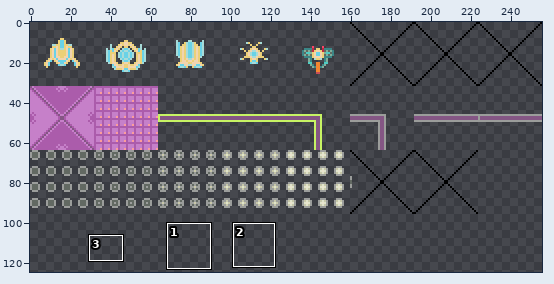
File history of a sprite sheet, Assets/Graphics/TestArts.png. Above, an overview of the earlier version with the close-up marked.
Close-up. As it was:
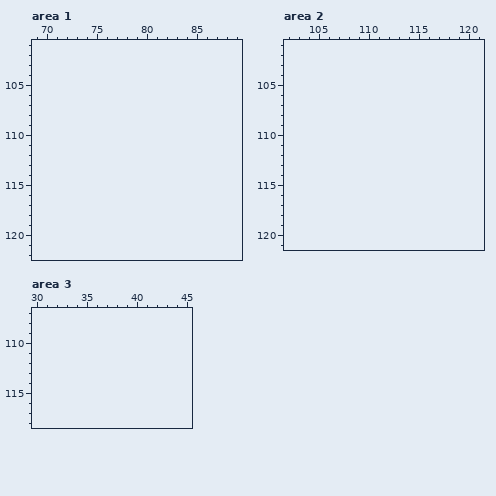
The file is 256x96 pixels. Shown: area 1: x 69..89, y 101..122; area 2: x 102..121, y 101..121; area 3: x 30..45, y 107..118. The old version is drawn lined up with the new one, on the new canvas. The wide view leaves out empty margins. The commit also changed other parts of the picture, which this record leaves out.
After the commit:
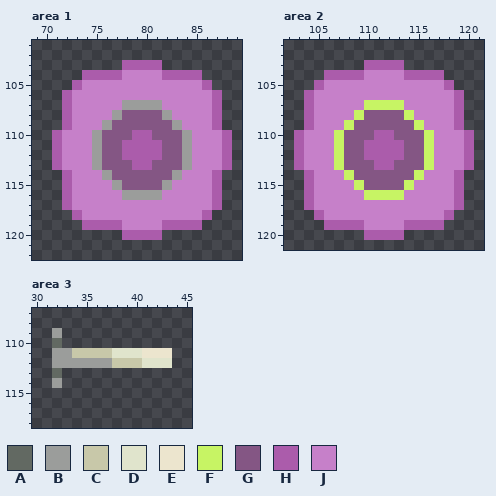
Palette (. is transparent): A #626962  B #9b9d9b  C #c8c8a9  D #e0e4cc  E #ece5ce  F #c7f464  G #845684  H #ab5cab  J #c680c9
Change:
canvas 256x96 -> 256x128
Area 1:
y 103: x 78..81 .... -> HHHH
y 104: x 74..85 ............ -> HHHHJJJJHHHH
y 105: x 73..86 .............. -> HJJJJJJJJJJJJH
y 106: x 72..87 ................ -> HJJJJJJJJJJJJJJH
y 107: x 72..87 ................ -> HJJJJJBBBBJJJJJH
y 108: x 72..87 ................ -> HJJJJBGGGGBJJJJH
y 109: x 72..87 ................ -> HJJJBGGGGGGBJJJH
y 110: x 71..88 .................. -> HJJJBGGGHHGGGBJJJH
y 111..112: x 71..88 .................. -> HJJJBGGHHHHGGBJJJH
y 113: x 71..88 .................. -> HJJJBGGGHHGGGBJJJH
y 114: x 72..87 ................ -> HJJJBGGGGGGBJJJH
y 115: x 72..87 ................ -> HJJJJBGGGGBJJJJH
y 116: x 72..87 ................ -> HJJJJJBBBBJJJJJH
y 117: x 72..87 ................ -> HJJJJJJJJJJJJJJH
y 118: x 73..86 .............. -> HJJJJJJJJJJJJH
y 119: x 74..85 ............ -> HHHHJJJJHHHH
y 120: x 78..81 .... -> HHHH
Area 2:
y 103: x 110..113 .... -> HHHH
y 104: x 106..117 ............ -> HHHHJJJJHHHH
y 105: x 105..118 .............. -> HJJJJJJJJJJJJH
y 106: x 104..119 ................ -> HJJJJJJJJJJJJJJH
y 107: x 104..119 ................ -> HJJJJJFFFFJJJJJH
y 108: x 104..119 ................ -> HJJJJFGGGGFJJJJH
y 109: x 104..119 ................ -> HJJJFGGGGGGFJJJH
y 110: x 103..120 .................. -> HJJJFGGGHHGGGFJJJH
y 111..112: x 103..120 .................. -> HJJJFGGHHHHGGFJJJH
y 113: x 103..120 .................. -> HJJJFGGGHHGGGFJJJH
y 114: x 104..119 ................ -> HJJJFGGGGGGFJJJH
y 115: x 104..119 ................ -> HJJJJFGGGGFJJJJH
y 116: x 104..119 ................ -> HJJJJJFFFFJJJJJH
y 117: x 104..119 ................ -> HJJJJJJJJJJJJJJH
y 118: x 105..118 .............. -> HJJJJJJJJJJJJH
y 119: x 106..117 ............ -> HHHHJJJJHHHH
y 120: x 110..113 .... -> HHHH
Area 3:
y 109: x 32 . -> B
y 110: x 32 . -> A
y 111: x 32..43 ............ -> BBCCCCDDDEEE
y 112: x 32..43 ............ -> BBBBBBCCCDDD
y 113: x 32 . -> A
y 114: x 32 . -> B
Where, in picture pixels (left, top, right, bottom), the same in both close-ups:
added: (52, 60, 232, 240)
added: (294, 60, 474, 240)
added: (52, 328, 172, 388)
